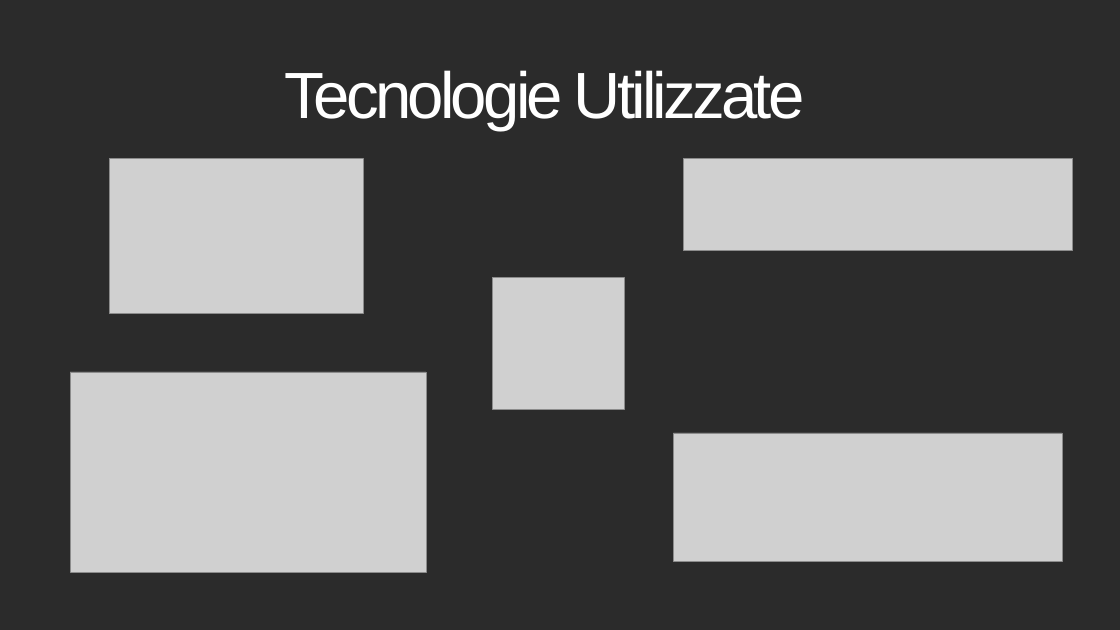
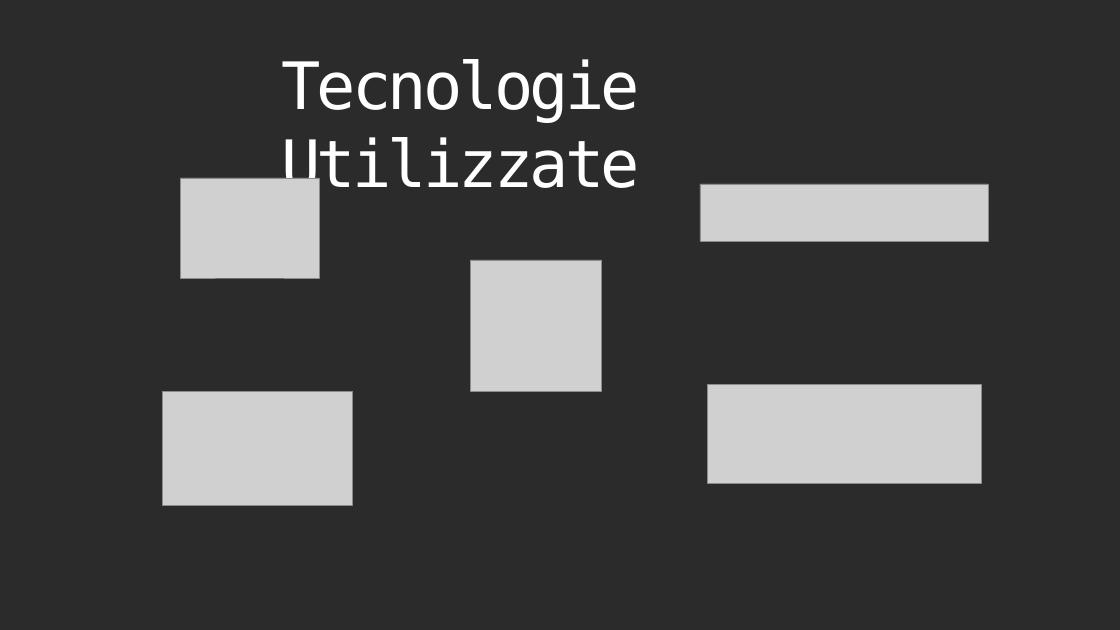
Before and after one commit to securityresearchlab/Cybersecurity-projects-2024, a slide deck: slide 14 of presentazione/PresentazioneSbom_Consegnata.pptx (slide 13 before the commit). Drawn at 1120x630 pixels with LibreOffice and Linux fonts; fonts in the diff are those of the drawing; grey boxes stand for pictures; background and template pictures are left out; a plain dark background stands for a picture behind light text. Boxes give left, top, right and bottom in pixels: in the first picture for what was removed or moved away, otherwise in the second. Text is boxed around its words. In the diff, an @@ line names an element or a change of style, - is before the commit and + after.

```diff
--- a/presentazione/PresentazioneSbom_Consegnata.pptx
+++ b/presentazione/PresentazioneSbom_Consegnata.pptx
@@ title "Tecnologie Utilizzate": place and size @@
-title "Tecnologie Utilizzate" at <box>285,70,805,131</box>
+title "Tecnologie Utilizzate" at <box>281,59,640,201</box>
@@ title "Tecnologie Utilizzate" at <box>281,59,640,201</box>: font Arial to DejaVu Sans Mono @@
@@ picture: place and size @@
-picture at <box>109,158,363,314</box>
+picture at <box>180,178,319,278</box>
@@ picture: place and size @@
-picture at <box>683,158,1073,250</box>
+picture at <box>700,184,988,241</box>
@@ picture: place and size @@
-picture at <box>493,278,624,409</box>
+picture at <box>470,260,602,391</box>
@@ picture: place and size @@
-picture at <box>674,433,1062,561</box>
+picture at <box>707,384,981,483</box>
@@ picture: place and size @@
-picture at <box>70,372,426,572</box>
+picture at <box>162,391,352,506</box>
```
Also in this commit, not shown: 13 other slides changed, 1 slide added, 1 other file.
